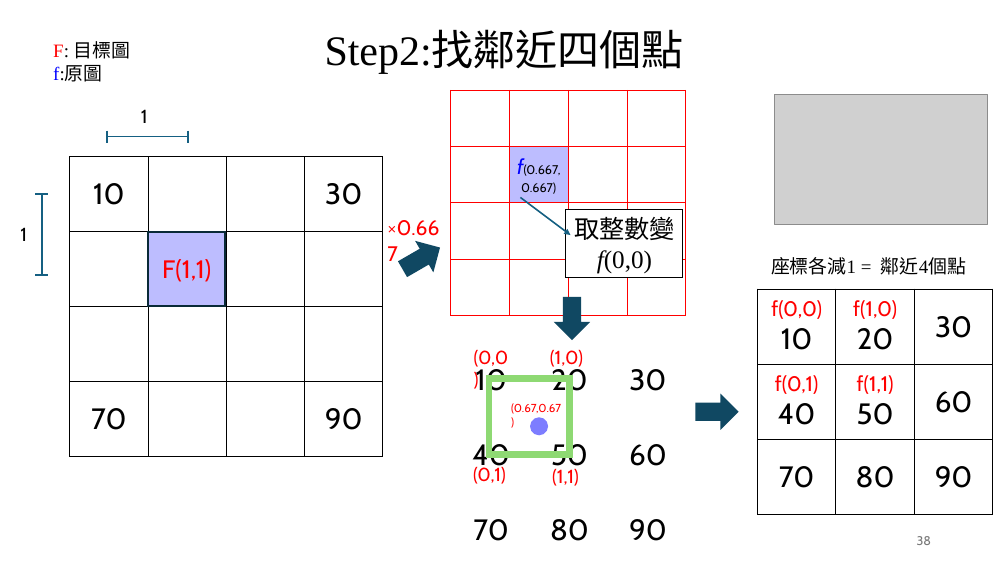
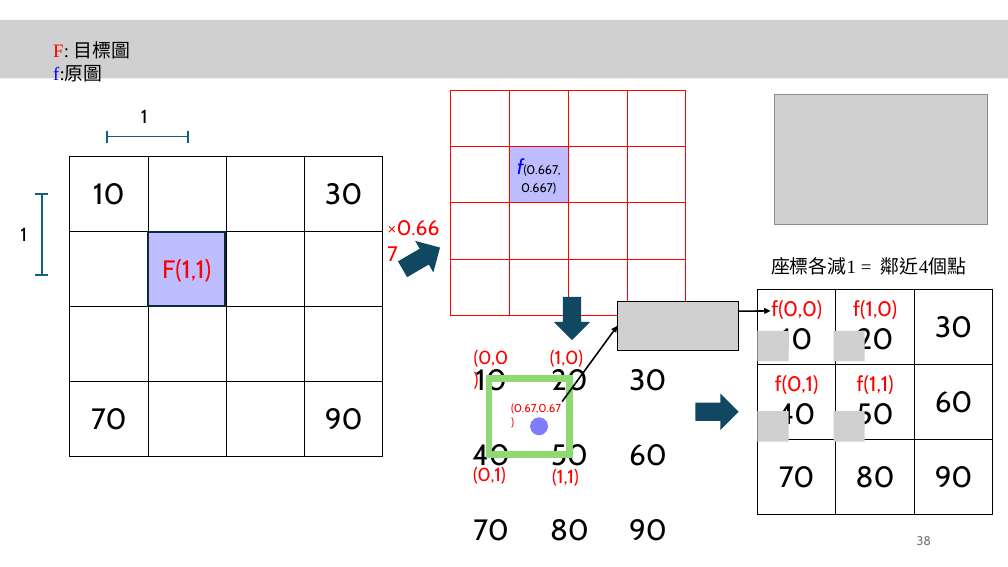
Before and after one commit to TamKangAI/ImageProcessing, a slide deck: slide 38 of 02_數位影像基礎/02_數位影像基礎.pptx. Drawn at 1008x567 pixels with LibreOffice and Linux fonts; fonts in the diff are those of the drawing; grey boxes stand for pictures. Boxes give left, top, right and bottom in pixels: in the first picture for what was removed or moved away, otherwise in the second. Text is boxed around its words. In the diff, an @@ line names an element or a change of style, - is before the commit and + after.

```diff
--- a/02_數位影像基礎/02_數位影像基礎.pptx
+++ b/02_數位影像基礎/02_數位影像基礎.pptx
@@ picture added at (x1=0, y1=20, x2=1008, y2=78) @@
@@ text removed at (x1=325, y1=32, x2=684, y2=73) @@
-Step2:找鄰近四個點
@@ arrow removed from (520, 197) to (571, 235) @@
@@ rectangle removed at (x1=566, y1=209, x2=684, y2=278) @@
-取整數變
-f(0,0)
@@ arrow added from (563, 402) to (618, 326), #000000 1.5 pt @@
@@ picture added at (x1=618, y1=302, x2=739, y2=350) @@
@@ arrow added from (739, 312) to (771, 311), #000000 1.5 pt @@
@@ picture added at (x1=758, y1=331, x2=789, y2=361) @@
@@ picture added at (x1=834, y1=331, x2=865, y2=361) @@
@@ picture added at (x1=758, y1=411, x2=789, y2=442) @@
@@ picture added at (x1=834, y1=411, x2=865, y2=442) @@
```
Also in this commit, not shown: 8 other slides changed, 5 slides added, 3 other files.
